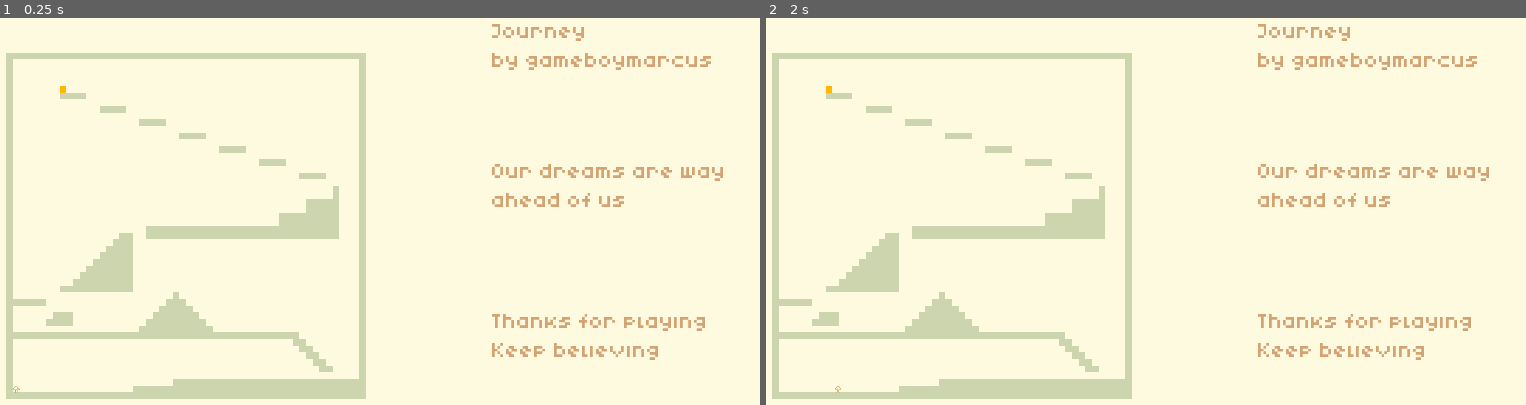
Above: before the commit, frames 1-2 (left to right).
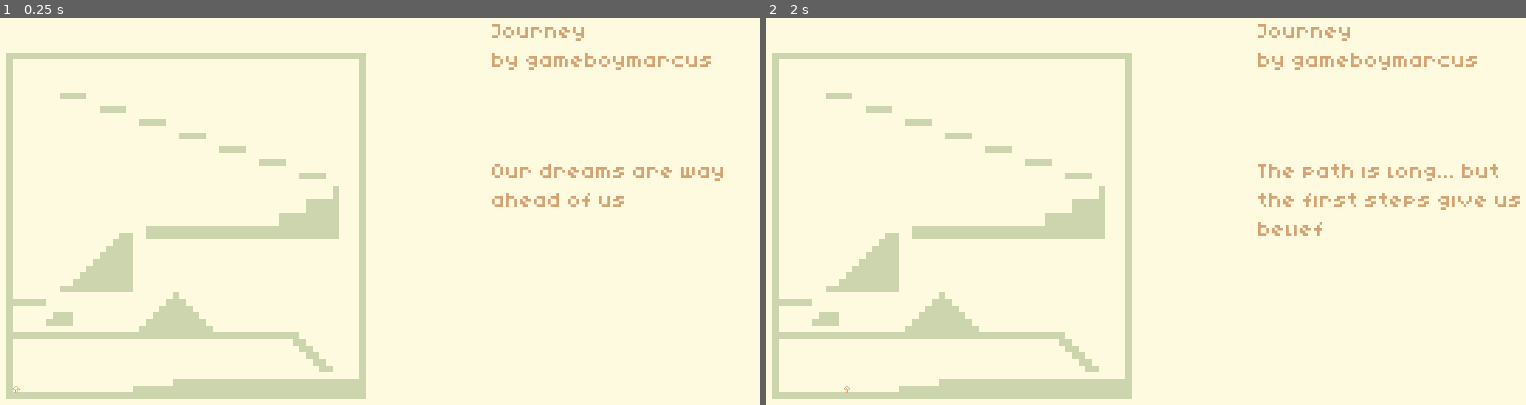
Above: after the commit, the same moments.

Repository: msanatan/Journey
Game: Godot game, scene res://scenes/Main.tscn
The game is run twice, just before and just after one commit, with the same random seed, the same clock (stepped at 60 frames per second) and the same inputs.
Inputs:
- Up to frame 1 (0.25 s): no input
- Up to frame 2 (2 s): tap Enter at 0.5 s; hold Right (right) from 0.53 s (still down); tap Up (up) at 0.77, 1.52 s; tap Space at 1.25 s

The runs differ from the first frame. In frame 1, 0.7% of the frame differs, in the area x 7-93%, y 17-89%; in frame 2, 1.9%, in the area x 7-100%, y 17-97%.

Commit message:
Change on screen text as player moves through game
The core mechanic is there. Just need sound :-)

Diff:
--- a/scenes/Main.tscn
+++ b/scenes/Main.tscn
@@ -1,9 +1,10 @@
-[gd_scene load_steps=10 format=2]
+[gd_scene load_steps=11 format=2]
 
 [ext_resource path="res://fonts/Kenney Mini.ttf" type="DynamicFontData" id=1]
 [ext_resource path="res://art/tiles/Platform.png" type="Texture" id=2]
 [ext_resource path="res://scenes/Goal.tscn" type="PackedScene" id=3]
 [ext_resource path="res://scenes/Player.tscn" type="PackedScene" id=4]
+[ext_resource path="res://scripts/Main.gd" type="Script" id=5]
 [ext_resource path="res://scenes/StoryTrigger.tscn" type="PackedScene" id=6]
 
 [sub_resource type="DynamicFont" id=1]
@@ -41,6 +42,7 @@
 0/z_index = 0
 
 [node name="Main" type="Node"]
+script = ExtResource( 5 )
 
 [node name="Background" type="ColorRect" parent="."]
 anchor_right = 1.0
@@ -72,6 +74,7 @@
 autowrap = true
 
 [node name="GameOverLabel" type="Label" parent="Messages"]
+visible = false
 margin_left = 1248.0
 margin_top = 816.0
 margin_right = 1896.0
@@ -91,10 +94,14 @@
 tile_data = PoolIntArray( 458757, 0, 0, 458758, 0, 0, 458759, 0, 0, 458760, 0, 0, 458761, 0, 0, 458762, 0, 0, 458763, 0 …(7959 unchanged characters)…
 
 [node name="Goal" parent="." instance=ExtResource( 3 )]
+visible = false
 position = Vector2( 216, 296 )
 
 [node name="Player" parent="." instance=ExtResource( 4 )]
 position = Vector2( 104, 1016 )
+MAX_SPEED = 112
+GRAVITY = 256
+JUMP_FORCE = 144
 
 [node name="StoryTriggers" type="Node2D" parent="."]
 visible = false
@@ -147,3 +154,15 @@
 position = Vector2( 432, 360 )
 scale = Vector2( 4, 1 )
 story_text = "And all the trials we've endured"
+
+[connection signal="game_complete" from="Goal" to="." method="_on_Goal_game_complete"]
+[connection signal="change_story_text" from="StoryTriggers/StoryTrigger01" to="." method="_on_StoryTrigger01_change_story_text"]
+[connection signal="change_story_text" from="StoryTriggers/StoryTrigger02" to="." method="_on_StoryTrigger02_change_story_text"]
+[connection signal="change_story_text" from="StoryTriggers/StoryTrigger03" to="." method="_on_StoryTrigger03_change_story_text"]
+[connection signal="change_story_text" from="StoryTriggers/StoryTrigger04" to="." method="_on_StoryTrigger04_change_story_text"]
+[connection signal="change_story_text" from="StoryTriggers/StoryTrigger05" to="." method="_on_StoryTrigger05_change_story_text"]
+[connection signal="change_story_text" from="StoryTriggers/StoryTrigger06" to="." method="_on_StoryTrigger06_change_story_text"]
+[connection signal="change_story_text" from="StoryTriggers/StoryTrigger07" to="." method="_on_StoryTrigger07_change_story_text"]
+[connection signal="change_story_text" from="StoryTriggers/StoryTrigger08" to="." method="_on_StoryTrigger08_change_story_text"]
+[connection signal="change_story_text" from="StoryTriggers/StoryTrigger09" to="." method="_on_StoryTrigger09_change_story_text"]
+[connection signal="change_story_text" from="StoryTriggers/StoryTrigger10" to="." method="_on_StoryTrigger10_change_story_text"]
--- /dev/null
+++ b/scripts/Main.gd
@@ -0,0 +1,45 @@
+extends Node
+
+func _on_Goal_game_complete(game_complete_text:String):
+    $Player.toggle_game_over()
+    $Messages/StoryLabel.text = game_complete_text
+    $Messages/GameOverLabel.visible = true
+
+func _on_StoryTrigger01_change_story_text(new_story_text:String):
+    $Messages/StoryLabel.text = new_story_text
+
+
+func _on_StoryTrigger02_change_story_text(new_story_text:String):
+    $Messages/StoryLabel.text = new_story_text
+
+
+func _on_StoryTrigger03_change_story_text(new_story_text:String):
+    $Messages/StoryLabel.text = new_story_text
+
+
+func _on_StoryTrigger04_change_story_text(new_story_text:String):
+    $Messages/StoryLabel.text = new_story_text
+
+
+func _on_StoryTrigger05_change_story_text(new_story_text:String):
+    $Messages/StoryLabel.text = new_story_text
+
+
+func _on_StoryTrigger06_change_story_text(new_story_text:String):
+    $Messages/StoryLabel.text = new_story_text
+
+
+func _on_StoryTrigger07_change_story_text(new_story_text:String):
+    $Messages/StoryLabel.text = new_story_text
+
+
+func _on_StoryTrigger08_change_story_text(new_story_text:String):
+    $Messages/StoryLabel.text = new_story_text
+
+
+func _on_StoryTrigger09_change_story_text(new_story_text:String):
+    $Messages/StoryLabel.text = new_story_text
+
+
+func _on_StoryTrigger10_change_story_text(new_story_text:String):
+    $Messages/StoryLabel.text = new_story_text
